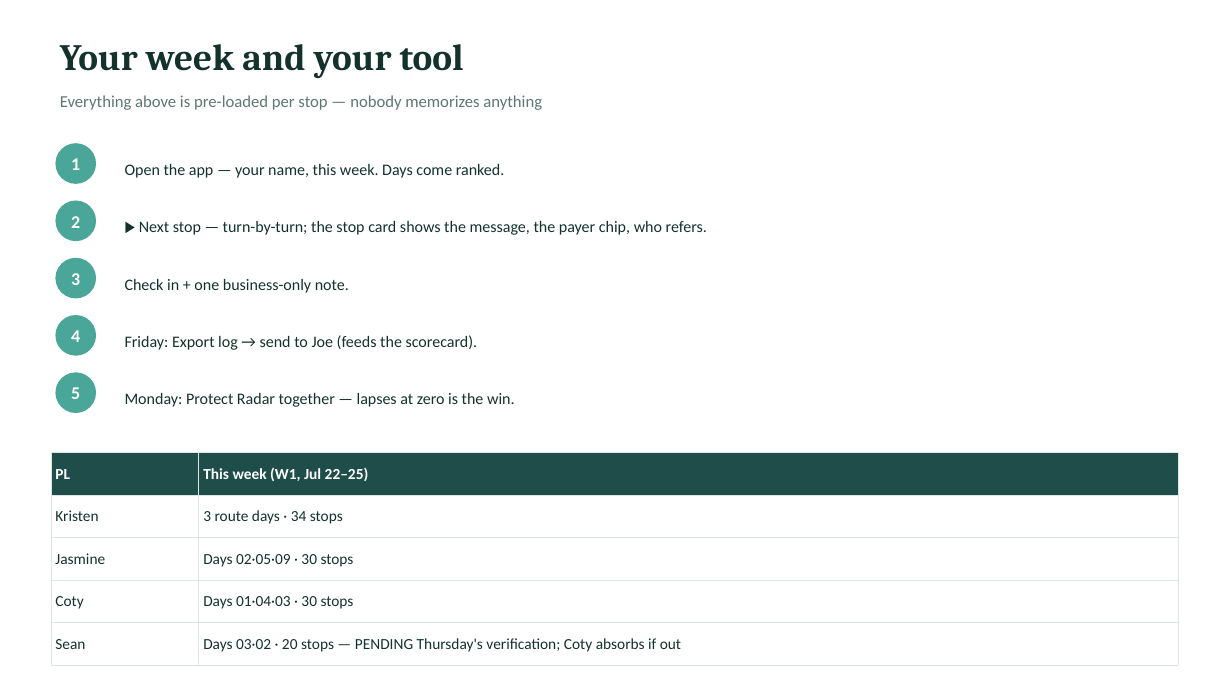
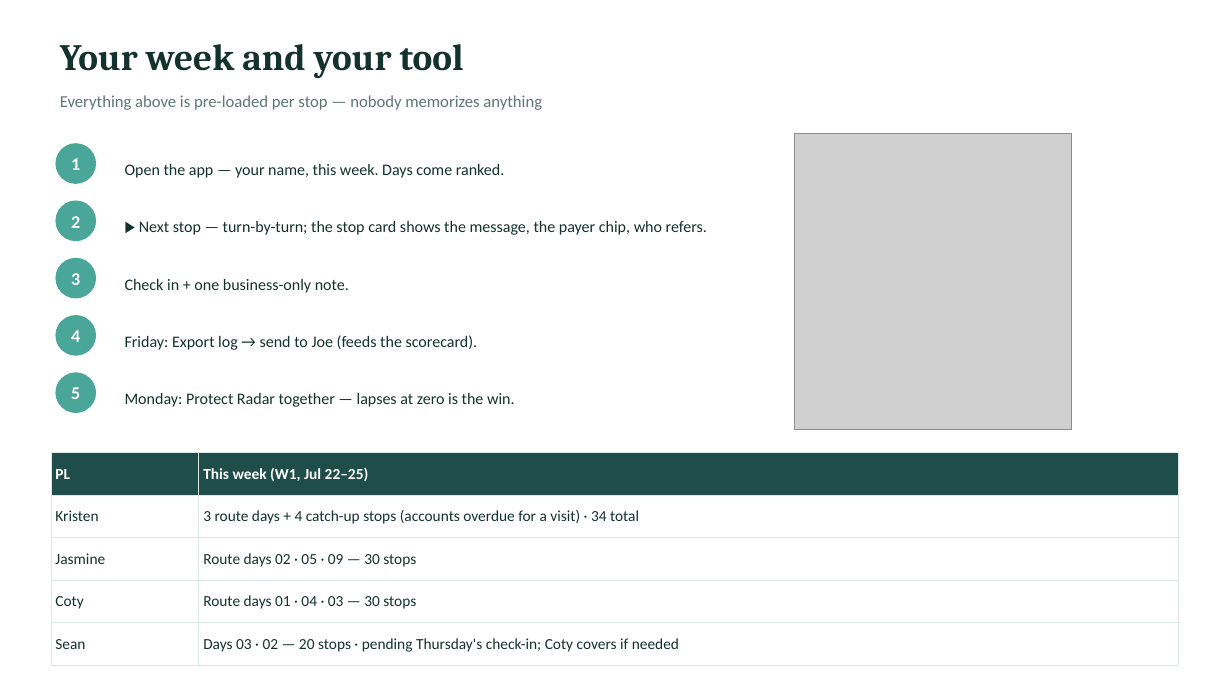
Before and after one commit to JosephAndrewMacLean/SHP, a slide deck: slide 9 of pm/kristen-share/SHP-Spine-Team-Rollout_Kristen_Jul22.pptx (slide 10 before the commit). Drawn at 1232x693 pixels with LibreOffice and Linux fonts; fonts in the diff are those of the drawing; grey boxes stand for pictures. Boxes give left, top, right and bottom in pixels: in the first picture for what was removed or moved away, otherwise in the second. Text is boxed around its words. In the diff, an @@ line names an element or a change of style, - is before the commit and + after.

```diff
--- a/pm/kristen-share/SHP-Spine-Team-Rollout_Kristen_Jul22.pptx
+++ b/pm/kristen-share/SHP-Spine-Team-Rollout_Kristen_Jul22.pptx
@@ picture added at (x1=795, y1=134, x2=1072, y2=430) @@
@@ table at (x1=51, y1=453, x2=1178, y2=665) @@
-row 2, column 2: 3 route days · 34 stops
+row 2, column 2: 3 route days + 4 catch-up stops (accounts overdue for a visit) · 34 total
-row 3, column 2: Days 02·05·09 · 30 stops
+row 3, column 2: Route days 02 · 05 · 09 — 30 stops
-row 4, column 2: Days 01·04·03 · 30 stops
+row 4, column 2: Route days 01 · 04 · 03 — 30 stops
-row 5, column 2: Days 03·02 · 20 stops — PENDING Thursday's verification; Coty absorbs if out
+row 5, column 2: Days 03 · 02 — 20 stops · pending Thursday's check-in; Coty covers if needed
```
Also in this commit, not shown: 8 other slides changed, 1 slide removed, 7 other files.
